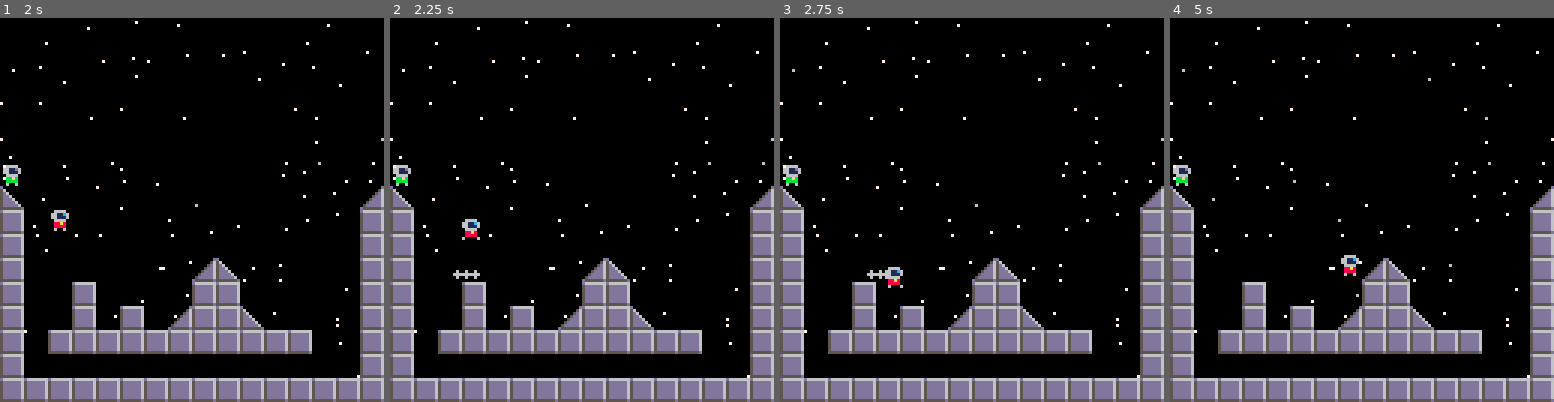
Above: before the commit, frames 1-4 (left to right).
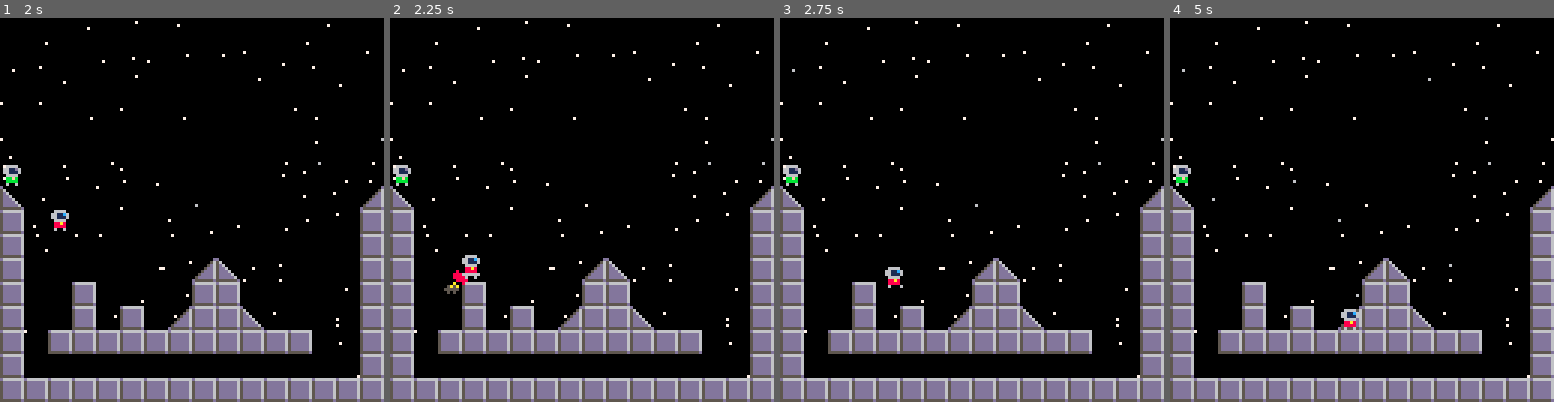
Above: after the commit, the same moments.

Repository: jgradim/gameoff-2020
Game: PICO-8 cartridge moonshot.p8
Two runs of this game, one before a commit and one after it. Both use one fixed random seed, a clock stepped at 60 frames per second and the inputs below.
Inputs:
- Up to frame 1 (2 s): tap X (X key) at 0.33, 1.07, 1.85 s; tap O (Z key) at 0.7, 1.7 s; hold Right from 1.6 s (still down)
- Up to frame 2 (2.25 s): release Right at 2.1 s; tap O (Z key) at 2.1 s; hold Up from 2.15 s (still down)
- Up to frame 3 (2.75 s): release Up at 2.42 s; hold Right from 2.47 s (still down); tap O (Z key) at 2.5 s
- Up to frame 4 (5 s): tap O (Z key) every 0.4 s from 2.9 to 4.9 s; tap X (X key) at 2.97, 4.08 s; release Right at 3.03 s; hold Left 3.08-3.58 s; hold Down 3.63-3.97 s; hold Right 4.02-4.68 s; hold Up from 4.73 s (still down)

Frame 1 is identical in both runs. In frame 2, 0.5% of the frame differs, in the area x 14-24%, y 52-72%; in frame 3, less than 0.1%; in frame 4, 0.4%.

Commit message:
Make glide be the player jump

Diff:
--- a/moonshot.p8
+++ b/moonshot.p8
@@ -233,9 +233,7 @@
     self.dx+=walk_f
    end,
 
-   ⬆️=function(self,first)
-    double_jump(p,first)
-   end,
+   ⬆️=glide
   })
 end
 
